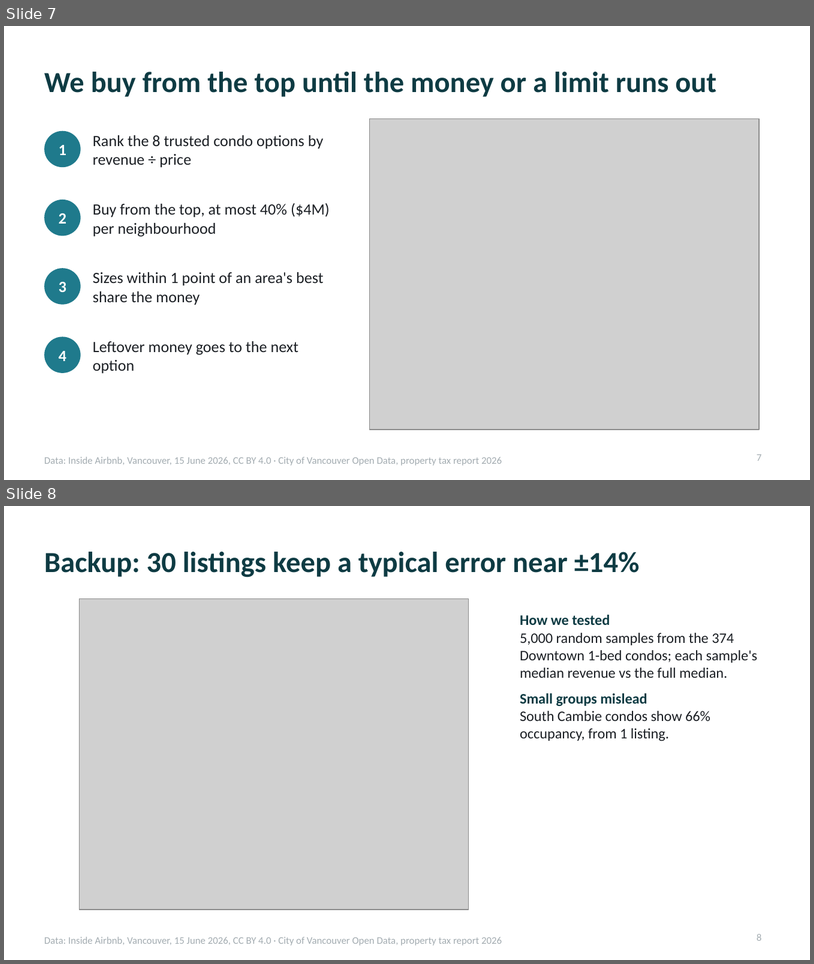
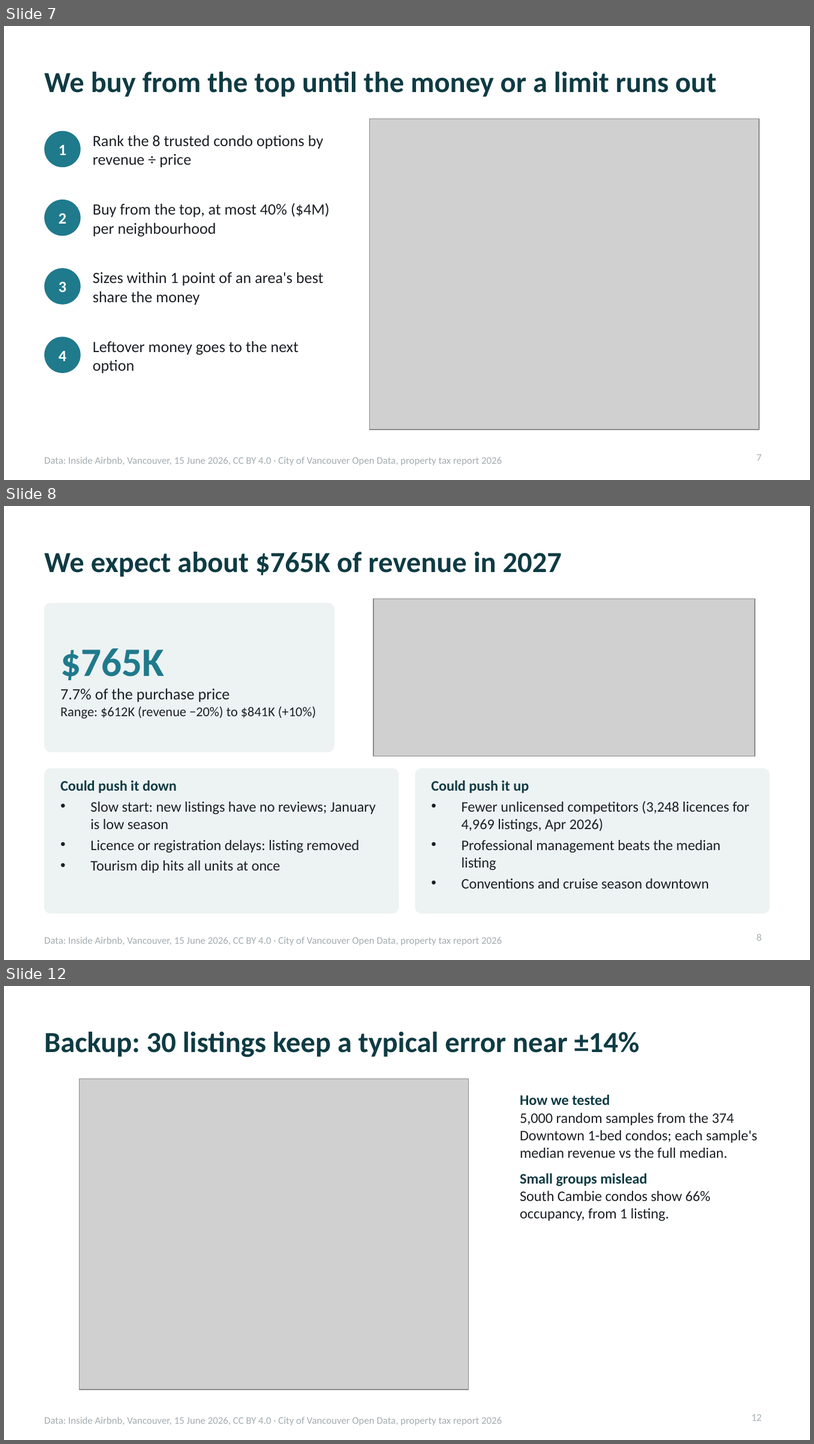
Before and after one commit to 2005yoheiUBC/datajam-2026, a slide deck: analysis/presentation/ddd_pitch_simple.pptx. Shown one above the other, each under a label of ours: slides 7 and 8 before the commit, slides 7, 8 and 12 after it; the slides between them are not shown. The pictures are 814x964 and 814x1444 pixels, drawn with LibreOffice and Linux fonts; fonts in the diff are those of the drawing; grey boxes stand for pictures. Boxes give left, top, right and bottom in pixels: in the first picture for what was removed or moved away, otherwise in the second. Text is boxed around its words. In the diff, an @@ line names an element or a change of style, - is before the commit and + after.

```diff
--- a/analysis/presentation/ddd_pitch_simple.pptx
+++ b/analysis/presentation/ddd_pitch_simple.pptx
@@ slide 8 added at bbox=[4, 506, 810, 960], background #FFFFFF; not listed: 1 template element that a slide beside it also shows @@
@@ title added at bbox=[44, 552, 562, 577], 26 pt, text #0E3B43, bold @@
+We expect about $765K of revenue in 2027
@@ rounded rectangle added at bbox=[44, 603, 335, 752], fill #EDF2F3 @@
@@ picture added at bbox=[374, 599, 755, 756] @@
@@ text added at bbox=[60, 648, 316, 718], 12 pt, text #1B1F24 @@
+$765K
+7.7% of the purchase price
+Range: $612K (revenue −20%) to $841K (+10%)
@@ rounded rectangle added at bbox=[44, 768, 399, 913], fill #EDF2F3 @@
@@ rounded rectangle added at bbox=[415, 768, 770, 913], fill #EDF2F3 @@
@@ text added at bbox=[60, 780, 376, 873], 13 pt, text #1B1F24 @@
+Could push it down
+• Slow start: new listings have no reviews; January is low season
+• Licence or registration delays: listing removed
+• Tourism dip hits all units at once
@@ text added at bbox=[431, 780, 750, 888], 13 pt, text #1B1F24 @@
+Could push it up
+• Fewer unlicensed competitors (3,248 licences for 4,969 listings, Apr 2026)
+• Professional management beats the median listing
+• Conventions and cruise season downtown
@@ page number added at bbox=[757, 934, 762, 940], 9 pt, text #A3ACB1 @@
+8
@@ what was slide 8 is now slide 12 @@
@@ page number at bbox=[752, 1414, 762, 1420]: text changed @@
-8
+12
```
Also in this commit, not shown: 4 slides changed, 3 other slides added, 5 other files.
